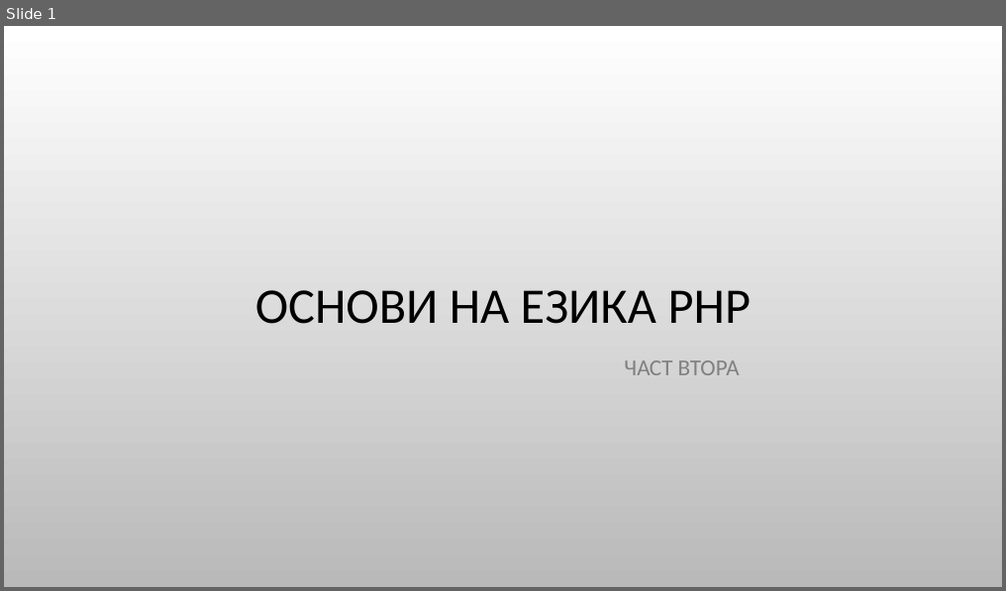
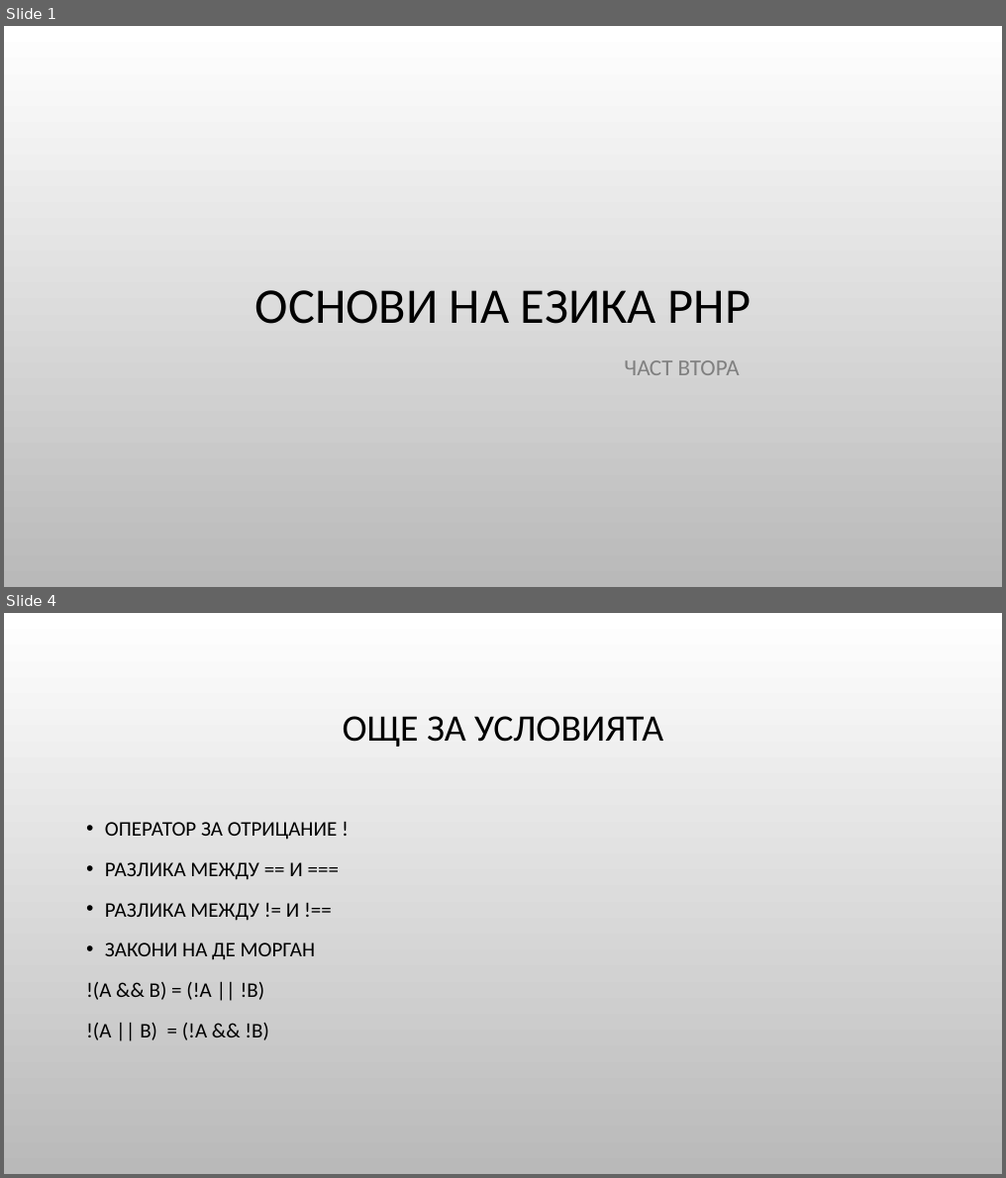
Before and after one commit to Bilyukov/php-mysql-course, a slide deck: 05.php-basics-2.pptx. Shown one above the other, each under a label of ours: slide 1 before the commit, slides 1 and 4 after it; the slides between them are not shown. The pictures are 1006x591 and 1006x1178 pixels, drawn with LibreOffice and Linux fonts; fonts in the diff are those of the drawing; background and template pictures are left out. Boxes give left, top, right and bottom in pixels: in the first picture for what was removed or moved away, otherwise in the second. Text is boxed around its words. In the diff, an @@ line names an element or a change of style, - is before the commit and + after.

```diff
--- a/05.php-basics-2.pptx
+++ b/05.php-basics-2.pptx
@@ slide 4 added at (4, 613, 1002, 1174), background picture (left out) @@
@@ title added at (343, 716, 663, 747), 36 pt, text #000000 @@
+ОЩЕ ЗА УСЛОВИЯТА
@@ text added at (86, 822, 337, 1041), 20 pt, text #000000 @@
+• ОПЕРАТОР ЗА ОТРИЦАНИЕ !
+• РАЗЛИКА МЕЖДУ == И ===
+• РАЗЛИКА МЕЖДУ != И !==
+• ЗАКОНИ НА ДЕ МОРГАН
+!(A && B) = (!A || !B)
+!(A || B) = (!A && !B)
```
Also in this commit, not shown: 21 other slides added, 11 other files.
